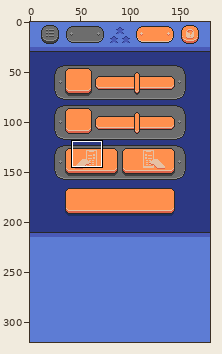
A pixel-art file gets an edit: 64Bit.aseprite. Above, an overview of the earlier version with the close-up marked.
Close-up. Before the edit:
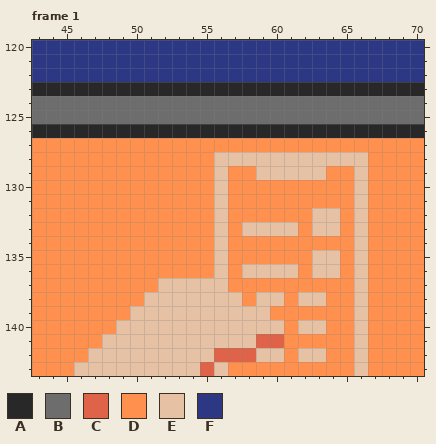
180x320 pixels, 2 frames. Shown: frame 1: x 43..70, y 120..143. The commit also changed other frames or places, which this record leaves out.
Palette (. is transparent): A #282828  B #6d6d6d  C #de6349  D #ff904e  E #e6c1a4  F #2c3883
Pixels before, frame 1, first column x 43:
120 FFFFFFFFFFFFFFFFFFFFFFFFFFFF
121 FFFFFFFFFFFFFFFFFFFFFFFFFFFF
122 FFFFFFFFFFFFFFFFFFFFFFFFFFFF
123 AAAAAAAAAAAAAAAAAAAAAAAAAAAA
124 BBBBBBBBBBBBBBBBBBBBBBBBBBBB
125 BBBBBBBBBBBBBBBBBBBBBBBBBBBB
126 AAAAAAAAAAAAAAAAAAAAAAAAAAAA
127 DDDDDDDDDDDDDDDDDDDDDDDDDDDD
128 DDDDDDDDDDDDDEEEEEEEEEEEDDDD
129 DDDDDDDDDDDDDEDDEEEEEDDEDDDD
130 DDDDDDDDDDDDDEDDDDDDDDDEDDDD
131 DDDDDDDDDDDDDEDDDDDDDDDEDDDD
132 DDDDDDDDDDDDDEDDDDDDEEDEDDDD
133 DDDDDDDDDDDDDEDEEEEDEEDEDDDD
134 DDDDDDDDDDDDDEDDDDDDDDDEDDDD
135 DDDDDDDDDDDDDEDDDDDDEEDEDDDD
136 DDDDDDDDDDDDDEDEEEEDEEDEDDDD
137 DDDDDDDDDEEEEEDDDDDDDDDEDDDD
138 DDDDDDDDEEEEEEEDEEDEEDDEDDDD
139 DDDDDDDEEEEEEEEEEDDDDDDEDDDD
140 DDDDDDEEEEEEEEEEEEDEEDDEDDDD
141 DDDDDEEEEEEEEEEECCDDDDDEDDDD
142 DDDDEEEEEEEEECCCEEDEEDDEDDDD
143 DDDEEEEEEEEECEDDDDDDDDDEDDDD
The same view after the edit:
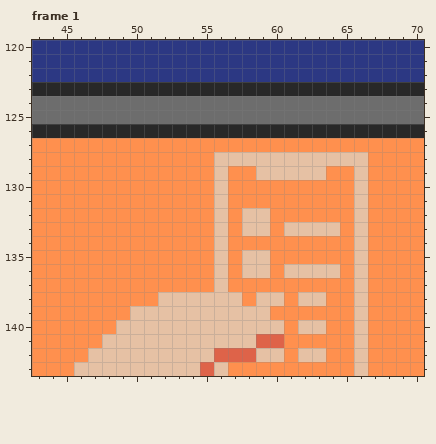
Change:
Frame 1, layer "Option/Other/Flattened":
y 132: x 58..59 DD -> EE; x 63..64 EE -> DD
y 133: x 60 E -> D; x 62 D -> E
y 135: x 58..59 DD -> EE; x 63..64 EE -> DD
y 136: x 60 E -> D; x 62 D -> E
y 137: x 52..55 EEEE -> DDDD
y 138: x 51 E -> D
